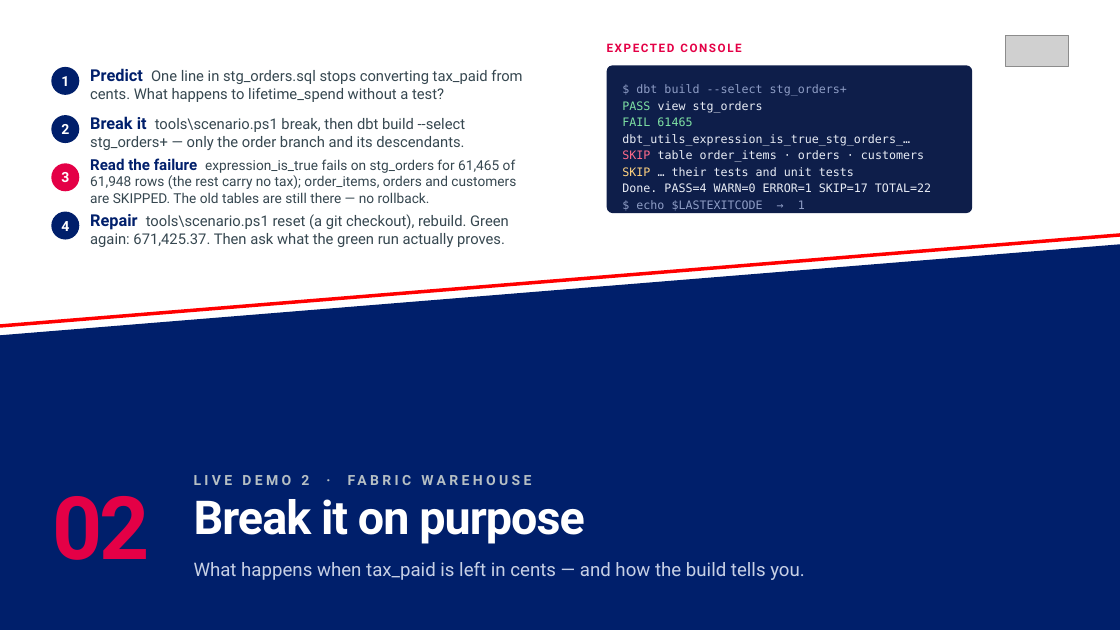
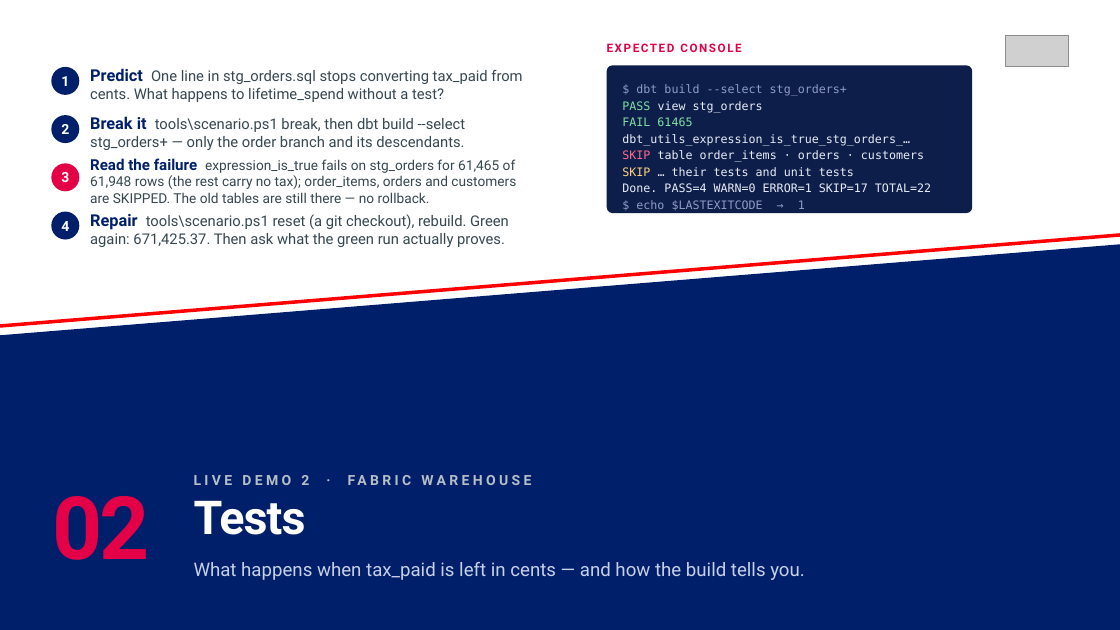
Before and after one commit to aboerger/getting-started-with-dbt, a slide deck: slide 23 of sql-as-software-getting-started-with-dbt.pptx (slide 18 before the commit). Drawn at 1120x630 pixels with LibreOffice and Linux fonts; fonts in the diff are those of the drawing; grey boxes stand for pictures. Boxes give left, top, right and bottom in pixels: in the first picture for what was removed or moved away, otherwise in the second. Text is boxed around its words. In the diff, an @@ line names an element or a change of style, - is before the commit and + after.

```diff
--- a/sql-as-software-getting-started-with-dbt.pptx
+++ b/sql-as-software-getting-started-with-dbt.pptx
@@ text at (x1=194, y1=500, x2=306, y2=535): text changed @@
-Break it on purpose
+Tests
```
Also in this commit, not shown: 29 other slides changed, 4 slides added, 1 slide removed, 2 other files.
